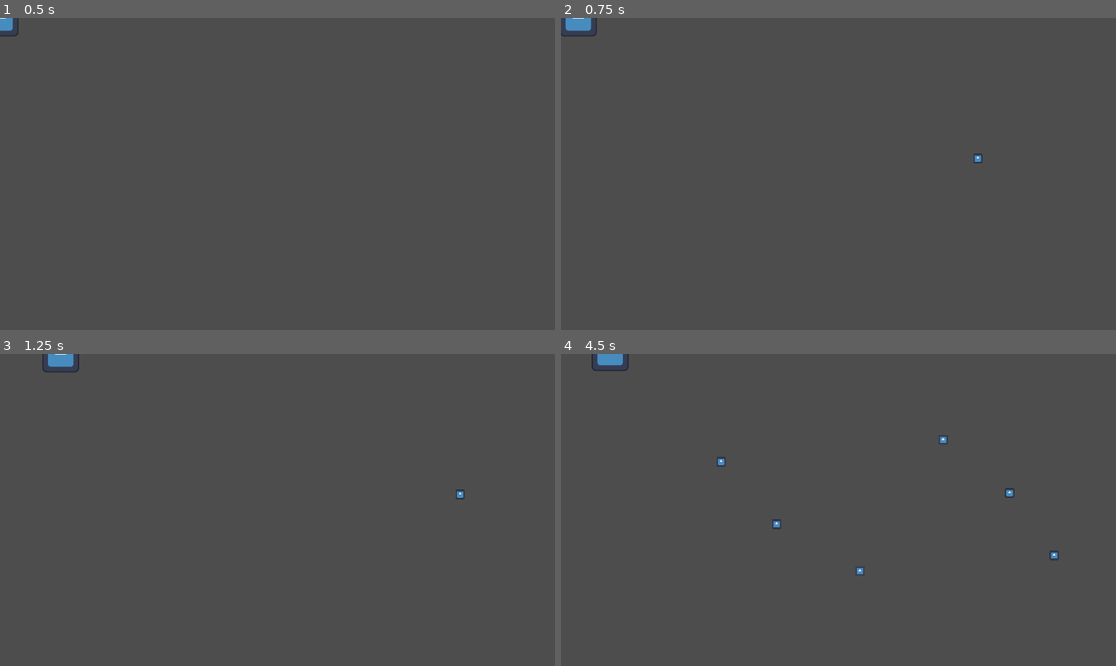
Above: before the commit, frames 1-4 (two rows, left to right).
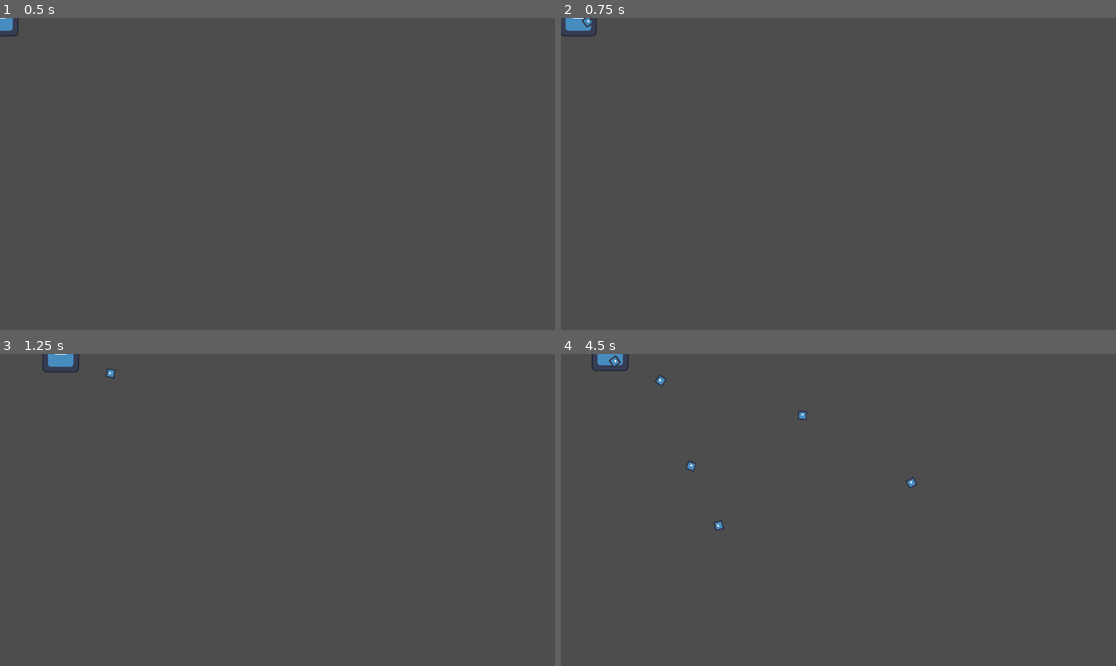
Above: after the commit, the same moments.

Repository: Edgarra1619/42gamejam
Game: Godot game, scene res://scenes/player.tscn
Two runs of this game, one before a commit and one after it. Both use one fixed random seed, a clock stepped at 60 frames per second and the inputs below. The project has no main scene, so this scene is started directly. The engine's default icon, where the game draws it, is replaced by a stand-in: a white triangle on a blue panel in a dark square.
Inputs (mouse positions are in pixels of both pictures, inside the frame that each line leads up to):
- Up to frame 1 (0.5 s): no input
- Up to frame 2 (0.75 s): tap Enter at 0.5 s; move the mouse to (960, 158) at 0.52 s; hold D (move_right) from 0.53 s (still down); click (960, 158) at 0.6 s
- Up to frame 3 (1.25 s): keep holding D (move_right)
- Up to frame 4 (4.5 s): move the mouse to (727, 525) at 1.27 s; release D (move_right) at 1.28 s; hold S (move_down) 1.28-2.03 s; tap Space (dash) at 1.35, 3.6 s; click (727, 525) at 1.55 s; move the mouse to (894, 441) at 2.02 s; hold D (move_right) 2.03-2.78 s; click (894, 441) at 2.1 s; move the mouse to (810, 572) at 2.77 s; hold W (move_up) 2.78-3.53 s; click (810, 572) at 2.85 s; move the mouse to (1005, 556) at 3.52 s; hold A (move_left) from 3.53 s (still down); click (1005, 556) at 3.8 s; move the mouse to (672, 463) at 4.27 s; click (672, 463) at 4.35 s

Frame 1 is identical in both runs. In frame 2, less than 0.1% of the frame differs, in the area x 3-76%, y 0-47%; in frame 3, less than 0.1%; in frame 4, 0.4%, in the area x 8-90%, y 0-72%.
Error before the commit: Attempt to call function 'is_stopped' in base 'null instance' on a null instance. (res://scripts/player.gd:20)
Error after the commit: Attempt to call function 'is_stopped' in base 'null instance' on a null instance. (res://scripts/player.gd:27)

Commit message:
you can now throw potions

Diff:
--- a/scenes/player.tscn
+++ b/scenes/player.tscn
@@ -1,8 +1,7 @@
-[gd_scene load_steps=5 format=3 uid="uid://ru3ee7bceavx"]
+[gd_scene load_steps=4 format=3 uid="uid://ru3ee7bceavx"]
 
 [ext_resource type="Texture2D" uid="uid://cv6fbkctp6lfs" path="res://icon.svg" id="1_3vyb7"]
 [ext_resource type="Script" uid="uid://bccgl6e6yw8f" path="res://scripts/player.gd" id="1_g2els"]
-[ext_resource type="PackedScene" uid="uid://cwhf7hlle6f4g" path="res://scenes/potion.tscn" id="2_qhqgy"]
 
 [sub_resource type="RectangleShape2D" id="RectangleShape2D_g2els"]
 size = Vector2(128, 128)
@@ -10,7 +9,6 @@
 [node name="Player" type="CharacterBody2D"]
 collision_layer = 4
 script = ExtResource("1_g2els")
-potion = ExtResource("2_qhqgy")
 
 [node name="Sprite2D" type="Sprite2D" parent="."]
 texture = ExtResource("1_3vyb7")
--- a/scenes/potion.tscn
+++ b/scenes/potion.tscn
@@ -17,3 +17,5 @@
 
 [node name="CollisionShape2D" type="CollisionShape2D" parent="."]
 shape = SubResource("RectangleShape2D_le10y")
+
+[connection signal="body_entered" from="." to="." method="_on_body_entered"]
--- a/scripts/player.gd
+++ b/scripts/player.gd
@@ -1,19 +1,26 @@
+class_name Player
 extends CharacterBody2D
 
 @export var movement_speed: int = 300
 @export var dash_speed: int = 1800
-@export var potion: PackedScene
 var in_dash: bool = false
 var dash_destination: Vector2
+static var player : Player
 
 func _ready() -> void:
+	player = self
 	pass
 
-func _process(delta: float) -> void:
+func throw() -> void:
+	var pos : Vector2 = get_global_mouse_position()
+	var new_potion : Potion = Potion.new_potion(pos)
+	get_tree().current_scene.add_child(new_potion)
+	new_potion.global_position = global_position
+
+
+func _process(_delta: float) -> void:
 	if (Input.is_action_just_pressed("throw_potion")):
-		var new_potion = potion.instantiate()
-		new_potion.position = get_global_mouse_position()
-		get_tree().current_scene.add_child(new_potion)
+		throw()
 
 func _physics_process(delta: float) -> void:
 	var direction: Vector2 = Vector2.ZERO
--- a/scripts/potion.gd
+++ b/scripts/potion.gd
@@ -2,30 +2,31 @@
 extends Area2D
 
 const	ROTATION_SPEED = 8
-const	MAX_SPEED = 10
+const	MAX_SPEED = 300
 
-@export var splash : PackedScene
-
-@onready var _sprite : Sprite2D = $"Sprite2D"
+static var potion : PackedScene = preload("res://scenes/potion.tscn")
+static var splash : PackedScene = preload("res://scenes/potion.tscn")
 
 var target_position : Vector2
 
-func	_init(pos : Vector2) -> void:
-	target_position = pos
+static func new_potion(pos : Vector2) -> Potion:
+	var newpot : Potion = potion.instantiate()
+	newpot.target_position = pos
+	return newpot
 
-func	_process(delta: float) -> void:
-	_sprite.rotate(delta * ROTATION_SPEED)
+func _process(delta: float) -> void:
+	rotate(delta * ROTATION_SPEED)
 
-func	_physics_process(delta: float) -> void:
+func _physics_process(delta: float) -> void:
 	global_position = global_position.move_toward(target_position, delta * MAX_SPEED)
 	if (global_position.is_equal_approx(target_position)):
 		_explode();
 
-func	_explode() -> void:
+func _explode() -> void:
 	var splash_node := splash.instantiate()
 	splash_node.global_position = global_position
 	get_tree().current_scene.add_child(splash_node)
 	queue_free()
 
-func	_on_body_entered(_body:Node2D) -> void:
+func _on_body_entered(_body:Node2D) -> void:
 	_explode()
